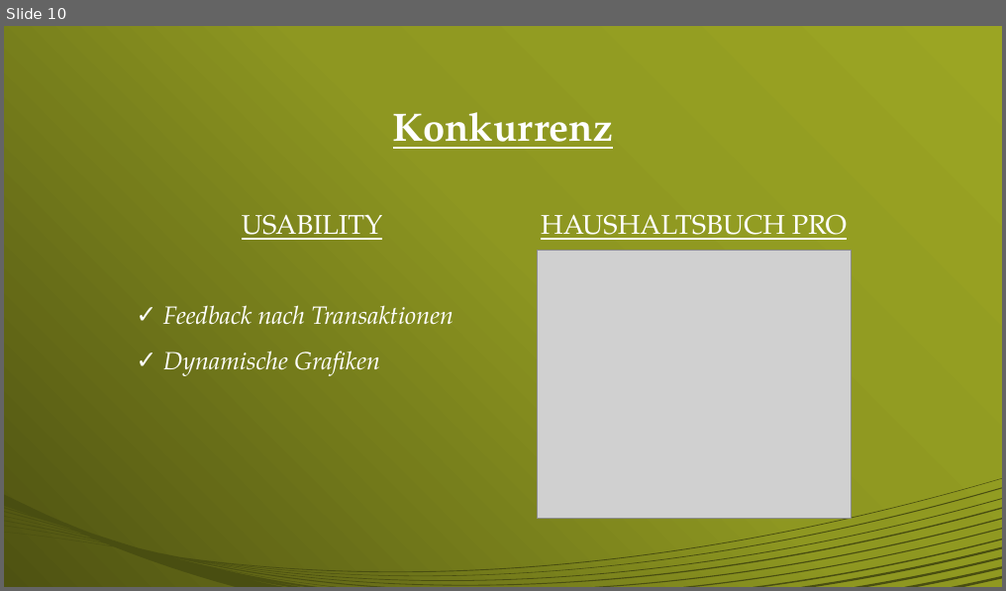
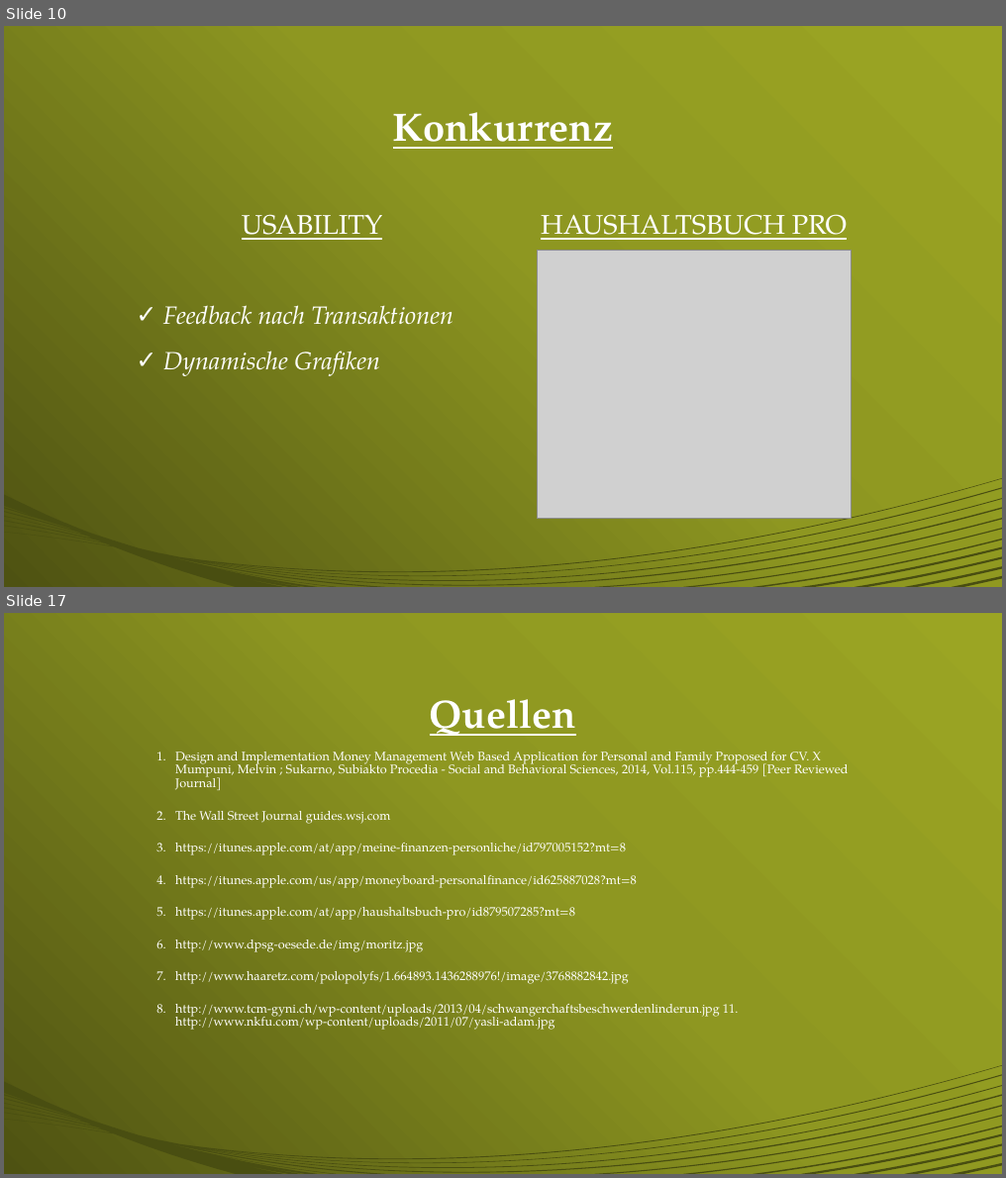
Before and after one commit to TarikPe/HCI, a slide deck: M1/präsentation/M1GruppeFreitagTeam10Präsentation.pptx. Shown one above the other, each under a label of ours: slide 10 before the commit, slides 10 and 17 after it; the slides between them are not shown. The pictures are 1006x591 and 1006x1178 pixels, drawn with LibreOffice and Linux fonts; fonts in the diff are those of the drawing; grey boxes stand for pictures. Boxes give left, top, right and bottom in pixels: in the first picture for what was removed or moved away, otherwise in the second. Text is boxed around its words. In the diff, an @@ line names an element or a change of style, - is before the commit and + after.

```diff
--- a/M1/präsentation/M1GruppeFreitagTeam10Präsentation.pptx
+++ b/M1/präsentation/M1GruppeFreitagTeam10Präsentation.pptx
@@ slide 17 added at <box>4,613,1002,1174</box>, background gradient #9DA625 to #8E9721 to #4E5312; not listed: 1 template element that a slide beside it also shows @@
@@ title added at <box>430,699,577,736</box>, 38 pt, text #FFFFFF, bold, underline @@
+Quellen
@@ text added at <box>175,752,847,1030</box>, 12 pt, text #FFFFFF @@
+1. Design and Implementation Money Management Web Based Application for Personal and Family Proposed for CV. X Mumpuni, Melvin ; Sukarno, Subiakto Procedia - Social and Behavioral Sciences, 2014, Vol.115, pp.444-459 [Peer Reviewed Journal]
+2. The Wall Street Journal guides.wsj.com
+3. https://itunes.apple.com/at/app/meine-ﬁnanzen-personliche/id797005152?mt=8
+4. https://itunes.apple.com/us/app/moneyboard-personalﬁnance/id625887028?mt=8
+5. https://itunes.apple.com/at/app/haushaltsbuch-pro/id879507285?mt=8
+6. http://www.dpsg-oesede.de/img/moritz.jpg
+7. http://www.haaretz.com/polopolyfs/1.664893.1436288976!/image/3768882842.jpg
+8. http://www.tcm-gyni.ch/wp-content/uploads/2013/04/schwangerchaftsbeschwerdenlinderun.jpg 11. http://www.nkfu.com/wp-content/uploads/2011/07/yasli-adam.jpg
```
Also in this commit, not shown: 6 other slides added, 6 other files.
